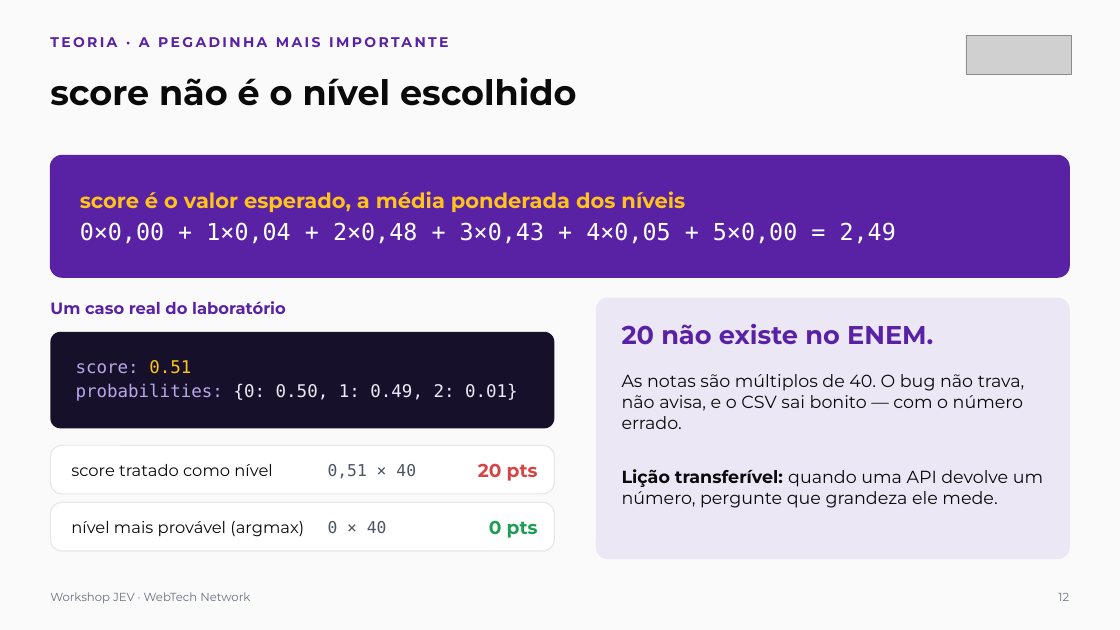
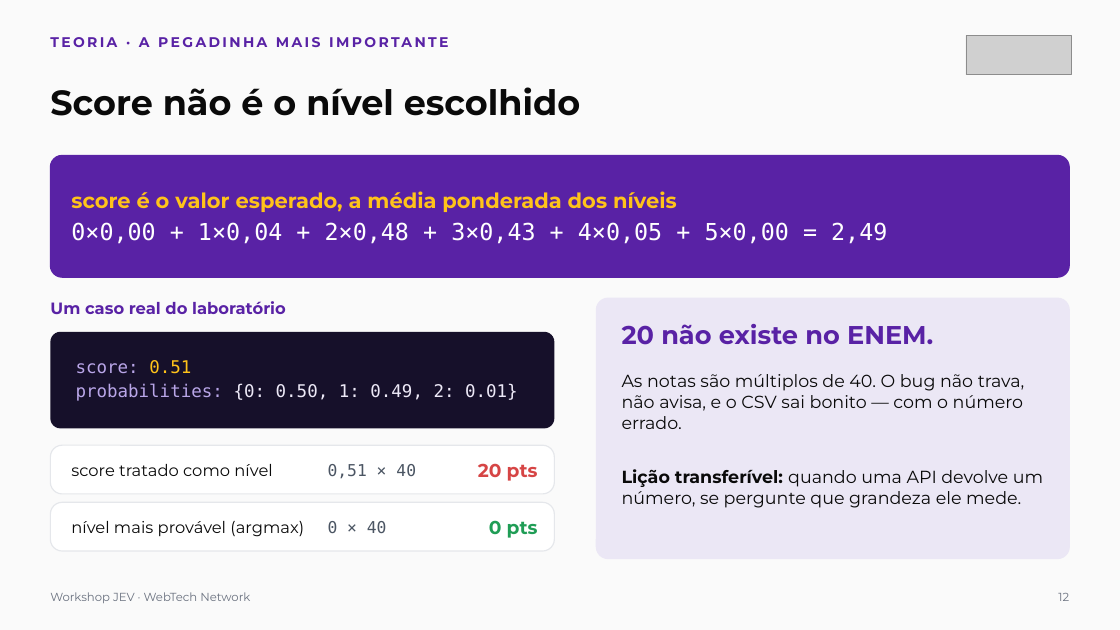
Before and after one commit to webtech-network/workshop-jev, a slide deck: slide 12 of docs/workshop-jev-apresentacao.pptx. Drawn at 1120x630 pixels with LibreOffice and Linux fonts; fonts in the diff are those of the drawing; grey boxes stand for pictures. Boxes give left, top, right and bottom in pixels: in the first picture for what was removed or moved away, otherwise in the second. Text is boxed around its words. In the diff, an @@ line names an element or a change of style, - is before the commit and + after.

```diff
--- a/docs/workshop-jev-apresentacao.pptx
+++ b/docs/workshop-jev-apresentacao.pptx
@@ title at (50,87,580,116): text changed @@
-score não é o nível escolhido
+Score não é o nível escolhido
@@ text "score é o valor esperado, ...": place and size @@
-text "score é o valor esperado, ..." at (80,191,896,244)
+text "score é o valor esperado, ..." at (71,191,887,244)
@@ text at (622,469,1043,508): text changed @@
-Lição transferível: quando uma API devolve um número, pergunte que grandeza ele mede.
+Lição transferível: quando uma API devolve um número, se pergunte que grandeza ele mede.
```
Also in this commit, not shown: 22 other slides changed.
